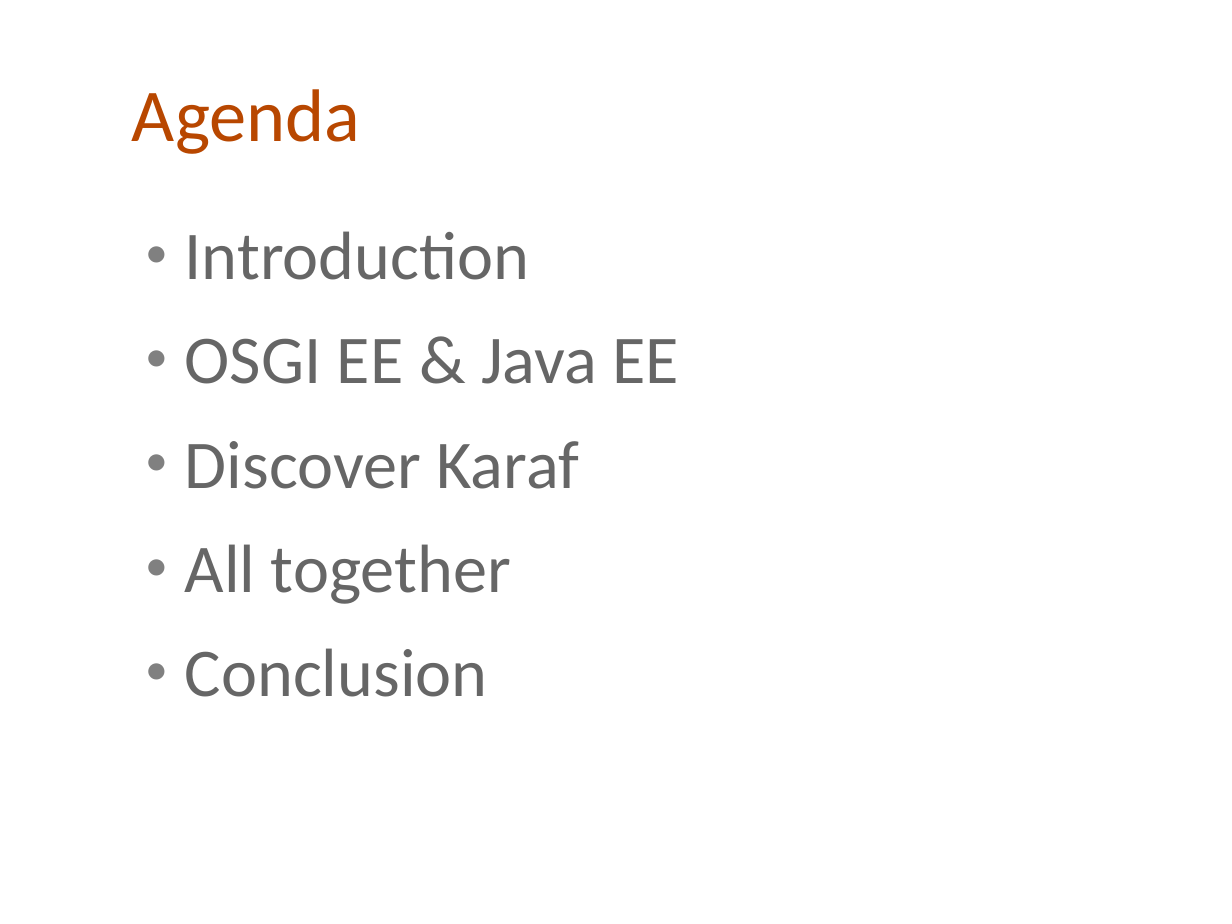
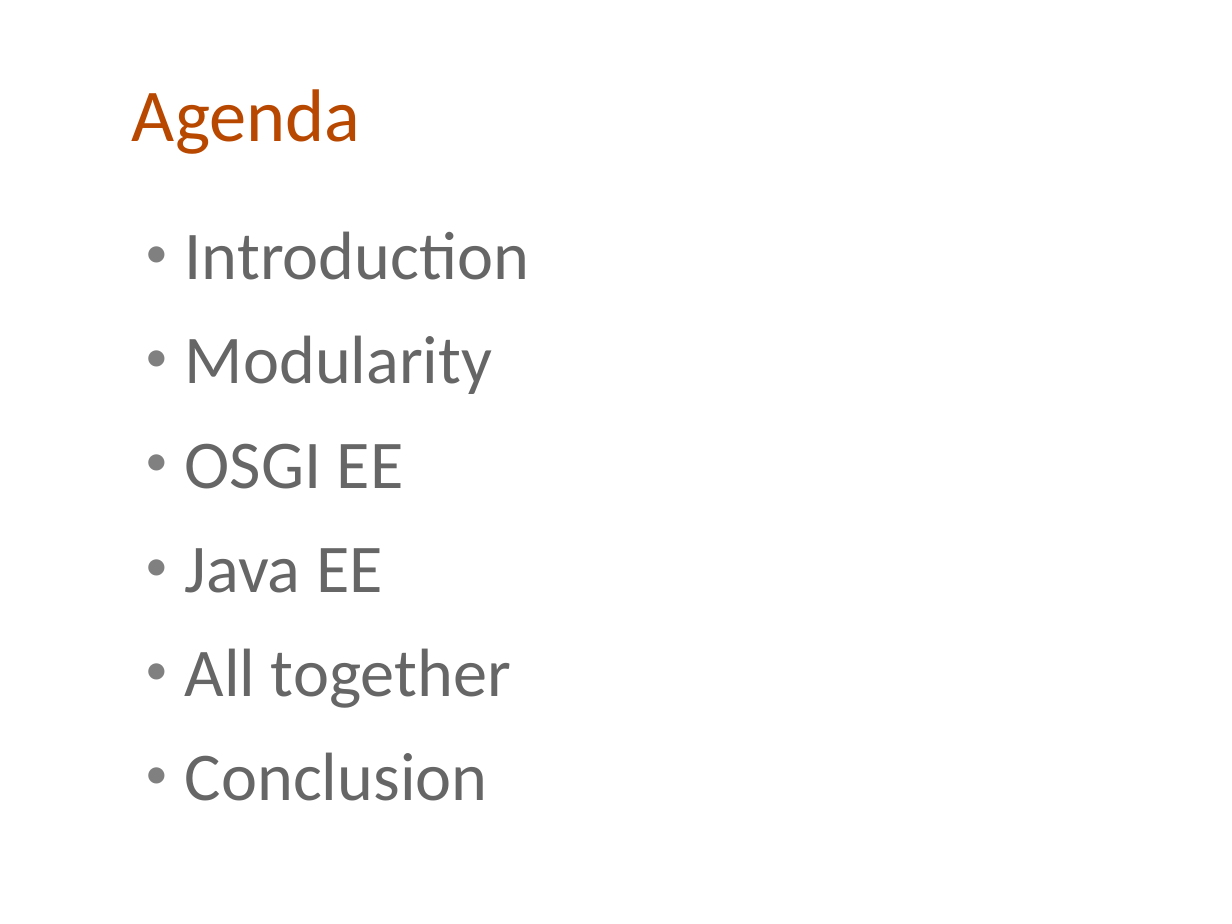
Before and after one commit to cmoulliard/apachecon-2012, a slide deck: slide 2 of karaf-ee-apachecon_eu_2012.odp (slide 3 before the commit). Drawn at 1232x924 pixels with LibreOffice and Linux fonts; fonts in the diff are those of the drawing; background and template pictures are left out. Boxes give left, top, right and bottom in pixels: in the first picture for what was removed or moved away, otherwise in the second. Text is boxed around its words. In the diff, an @@ line names an element or a change of style, - is before the commit and + after.

Commit message:
Finalize presentation of KarafEE

```diff
--- a/karaf-ee-apachecon_eu_2012.odp
+++ b/karaf-ee-apachecon_eu_2012.odp
@@ text at <box>185,335,492,593</box>: text changed @@
-● OSGI EE & Java EE
-● Discover Karaf
+● Modularity
+● OSGI EE
+● Java EE
```
Also in this commit, not shown: 10 other slides changed, 9 slides added, 3 slides removed, 5 other files.
